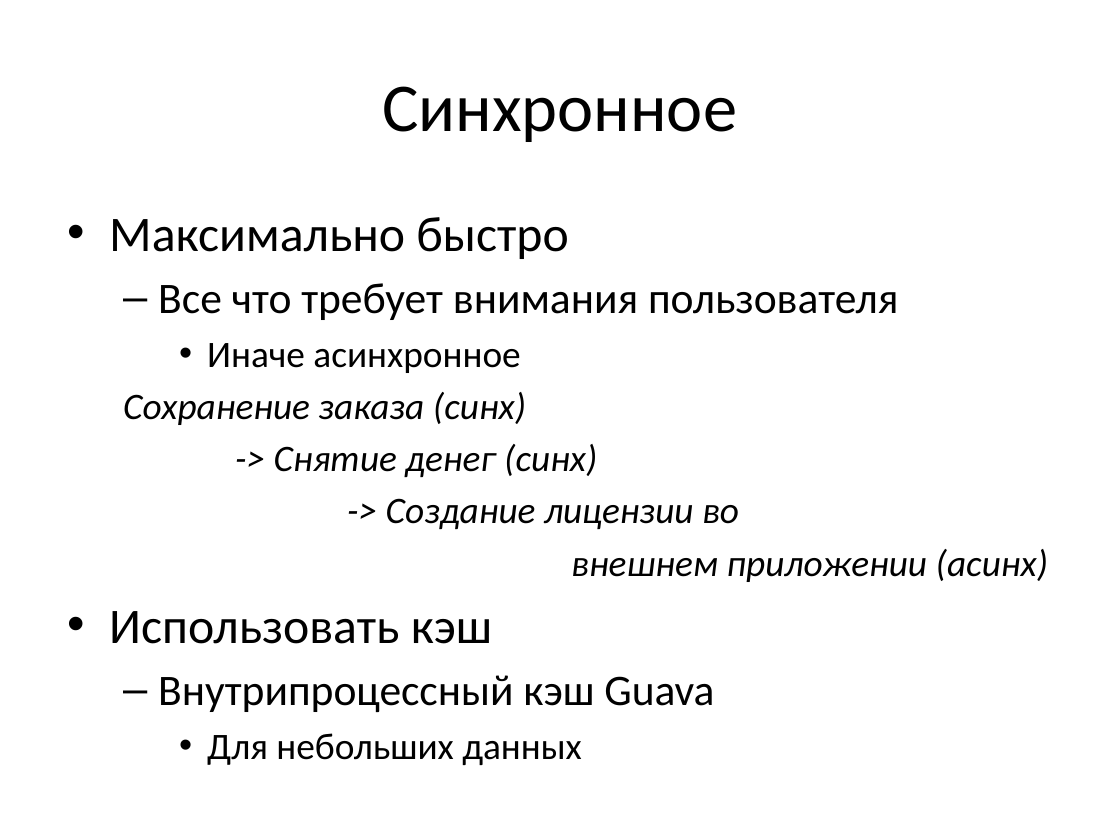
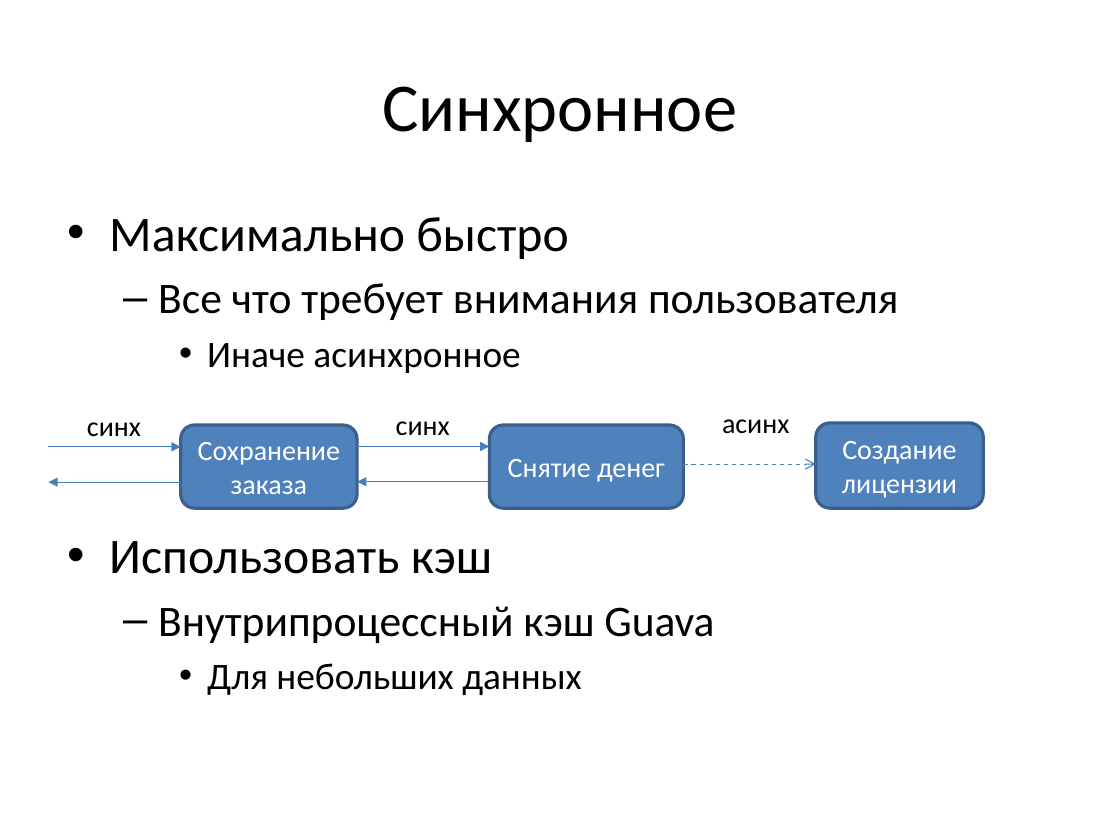
Before and after one commit to vitali-kviatkouski/personal, a slide deck: slide 17 of Microservices.pptx (slide 16 before the commit). Drawn at 1120x840 pixels with LibreOffice and Linux fonts; fonts in the diff are those of the drawing. Boxes give left, top, right and bottom in pixels: in the first picture for what was removed or moved away, otherwise in the second. Text is boxed around its words. In the diff, an @@ line names an element or a change of style, - is before the commit and + after.

Commit message:
Revised version

```diff
--- a/Microservices.pptx
+++ b/Microservices.pptx
@@ text at [123,392,1048,582]: paragraphs removed @@
-  Сохранение заказа (синх)
-  -> Снятие денег (синх)
-  -> Создание лицензии во
-  внешнем приложении (асинх)
@@ text added at [722,419,789,433], 18 pt, text #000000 @@
+асинх
@@ arrow added from (48, 447) to (180, 447), #4B7EBC 0.75 pt @@
@@ text added at [87,422,141,437], 18 pt, text #000000 @@
+синх
@@ rounded rectangle added at [180,424,356,507], fill #4F81BD, outline #3A5F8C 2 pt, 18 pt, text #FFFFFF @@
+Сохранение заказа
@@ arrow added from (357, 447) to (489, 447), #4B7EBC 0.75 pt @@
@@ text added at [396,421,450,435], 18 pt, text #000000 @@
+синх
@@ rounded rectangle added at [489,424,683,507], fill #4F81BD, outline #3A5F8C 2 pt, 18 pt, text #FFFFFF @@
+Снятие денег
@@ rounded rectangle added at [815,423,983,508], fill #4F81BD, outline #3A5F8C 2 pt, 18 pt, text #FFFFFF @@
+Создание лицензии
@@ arrow added from (683, 464) to (815, 464), #4B7EBC 0.75 pt dashed @@
@@ arrow added from (180, 482) to (48, 482), #4B7EBC 0.75 pt @@
@@ arrow added from (489, 482) to (357, 482), #4B7EBC 0.75 pt @@
```
Also in this commit, not shown: 12 other slides changed, 2 slides added, 2 slides removed.
